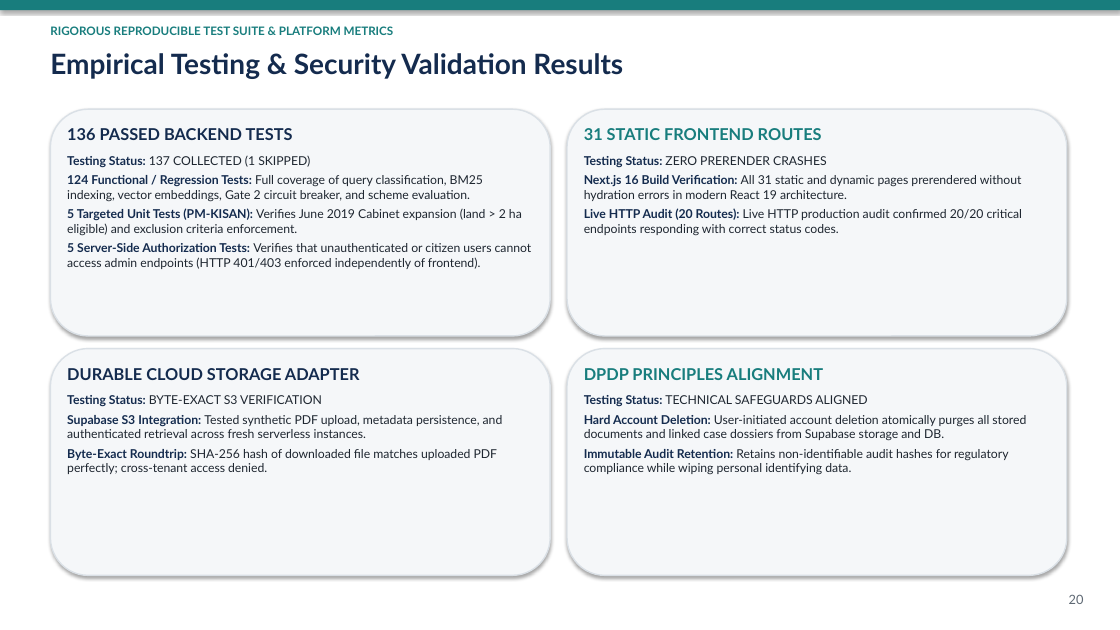
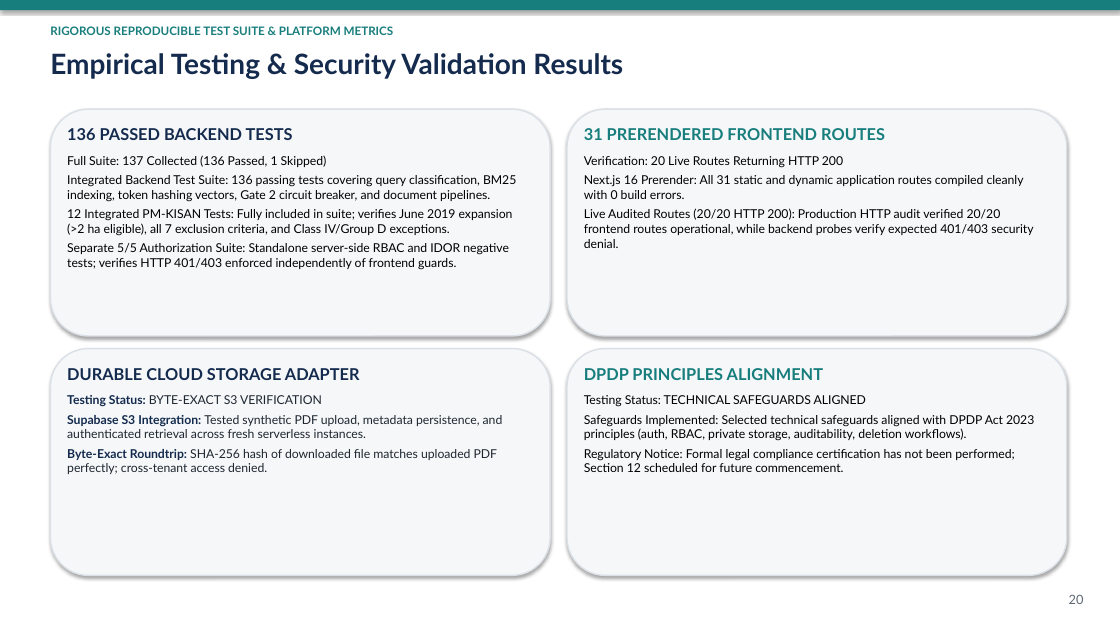
Before and after one commit to DEVANSHSAVLA/Finalyear_MajorProject, a slide deck: slide 20 of docs/review-2-submission/CivicSphere_AI_Review_2_Presentation.pptx. Drawn at 1120x630 pixels with LibreOffice and Linux fonts; fonts in the diff are those of the drawing. Boxes give left, top, right and bottom in pixels: in the first picture for what was removed or moved away, otherwise in the second. Text is boxed around its words. In the diff, an @@ line names an element or a change of style, - is before the commit and + after.

Commit message:
docs(release): synchronize all Review 2 deliverables with authoritative release manifest, reconciled test counts, and DPDP statements

```diff
--- a/docs/review-2-submission/CivicSphere_AI_Review_2_Presentation.pptx
+++ b/docs/review-2-submission/CivicSphere_AI_Review_2_Presentation.pptx
@@ text at (x1=584, y1=128, x2=1033, y2=248): text changed; text colour #1E2630 to #000000 @@
-31 STATIC FRONTEND ROUTES
-Testing Status: ZERO PRERENDER CRASHES
-Next.js 16 Build Verification: All 31 static and dynamic pages prerendered without hydration errors in modern React 19 architecture.
-Live HTTP Audit (20 Routes): Live HTTP production audit confirmed 20/20 critical endpoints responding with correct status codes.
+31 PRERENDERED FRONTEND ROUTES
+Verification: 20 Live Routes Returning HTTP 200
+Next.js 16 Prerender: All 31 static and dynamic application routes compiled cleanly with 0 build errors.
+Live Audited Routes (20/20 HTTP 200): Production HTTP audit verified 20/20 frontend routes operational, while backend probes verify expected 401/403 security denial.
@@ text at (x1=67, y1=155, x2=516, y2=270): text changed; text colour #1E2630 to #000000 @@
-Testing Status: 137 COLLECTED (1 SKIPPED)
-124 Functional / Regression Tests: Full coverage of query classification, BM25 indexing, vector embeddings, Gate 2 circuit breaker, and scheme evaluation.
-5 Targeted Unit Tests (PM-KISAN): Verifies June 2019 Cabinet expansion (land > 2 ha eligible) and exclusion criteria enforcement.
-5 Server-Side Authorization Tests: Verifies that unauthenticated or citizen users cannot access admin endpoints (HTTP 401/403 enforced independently of frontend).
+Full Suite: 137 Collected (136 Passed, 1 Skipped)
+Integrated Backend Test Suite: 136 passing tests covering query classification, BM25 indexing, token hashing vectors, Gate 2 circuit breaker, and document pipelines.
+12 Integrated PM-KISAN Tests: Fully included in suite; verifies June 2019 expansion (>2 ha eligible), all 7 exclusion criteria, and Class IV/Group D exceptions.
+Separate 5/5 Authorization Suite: Standalone server-side RBAC and IDOR negative tests; verifies HTTP 401/403 enforced independently of frontend guards.
@@ text at (x1=584, y1=415, x2=1034, y2=472): text changed; text colour #1E2630 to #000000 @@
-Hard Account Deletion: User-initiated account deletion atomically purges all stored documents and linked case dossiers from Supabase storage and DB.
-Immutable Audit Retention: Retains non-identifiable audit hashes for regulatory compliance while wiping personal identifying data.
+Safeguards Implemented: Selected technical safeguards aligned with DPDP Act 2023 principles (auth, RBAC, private storage, auditability, deletion workflows).
+Regulatory Notice: Formal legal compliance certification has not been performed; Section 12 scheduled for future commencement.
@@ text at (x1=584, y1=395, x2=866, y2=407): text colour #142B4E to #000000, bold off in "Testing Status:"; text colour #1E2630 to #000000 in "TECHNICAL SAFEGUARDS ALIGNED" @@
```
Also in this commit, not shown: 5 other files.
